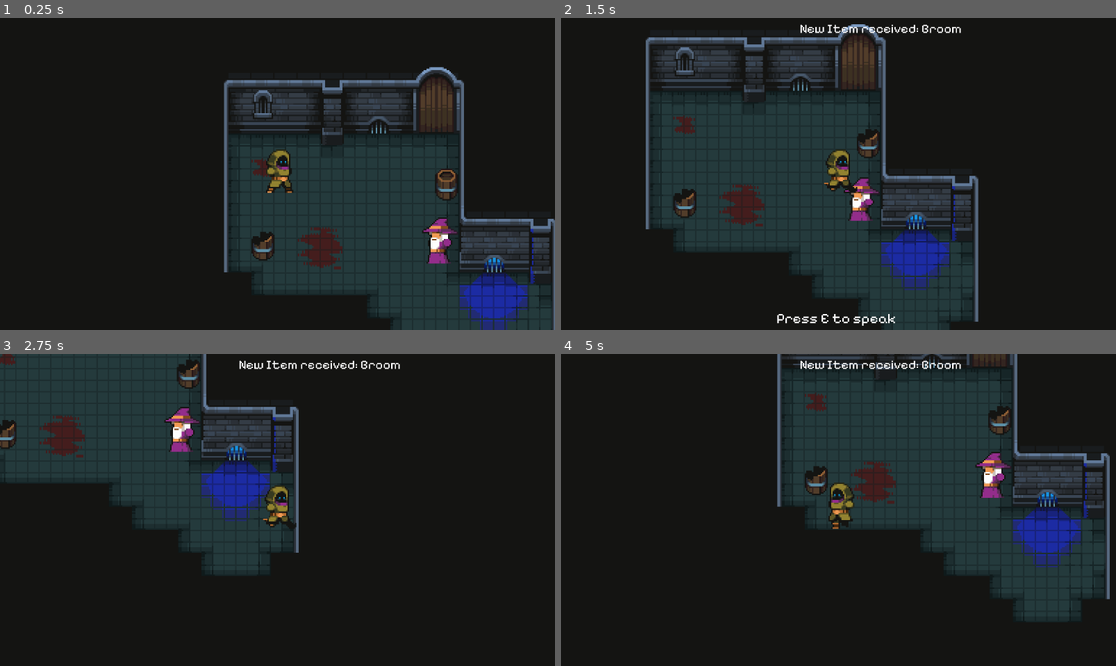
Above: before the commit, frames 1-4 (two rows, left to right).
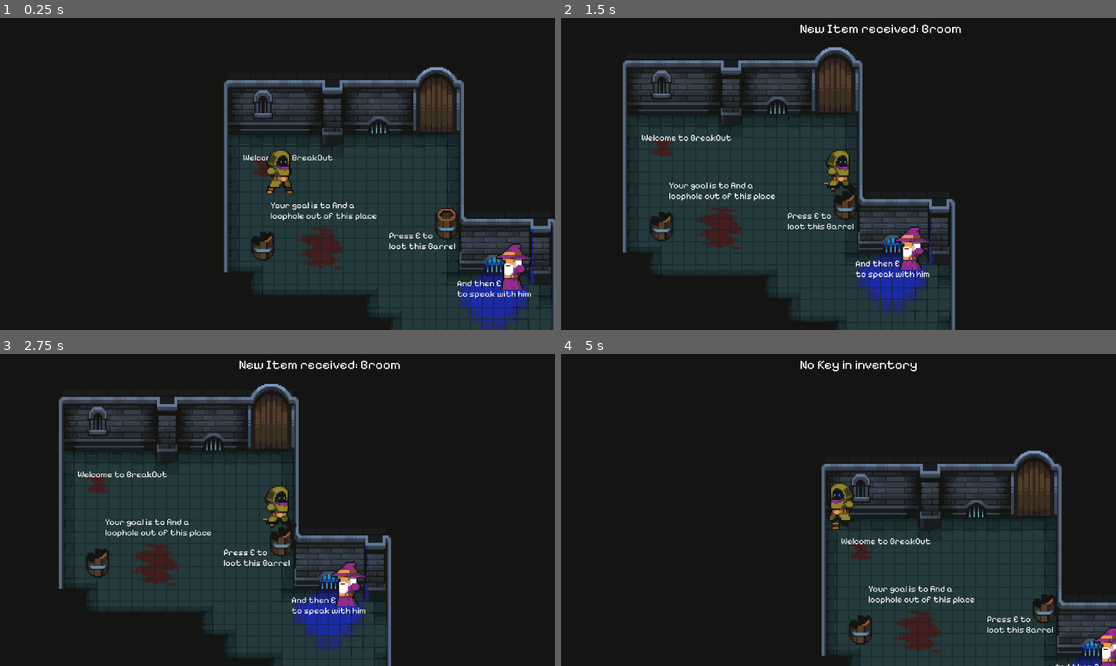
Above: after the commit, the same moments.

Repository: Sajeg/BreakOut
Game: Godot game, scene res://Scenes/main.tscn
Same seed, same stepped clock (60 frames per second), same inputs: the game is played once before the commit and once after it.
Inputs:
- Up to frame 1 (0.25 s): no input
- Up to frame 2 (1.5 s): tap E (interact) at 0.5, 1.35 s; hold D (right) 0.53-1.28 s; hold E (interact) 0.53-1.28 s; hold S (down) from 1.28 s (still down)
- Up to frame 3 (2.75 s): tap E (interact) at 2 s; release S (down) at 2.03 s; hold D (right) from 2.03 s (still down); hold E (interact) from 2.03 s (still down)
- Up to frame 4 (5 s): release D (right) at 2.78 s; release E (interact) at 2.78 s; hold W (up) 2.78-3.53 s; tap E (interact) at 2.85, 3.5, 4.35 s; hold E (interact) 3.53-4.28 s; hold A (left) from 3.53 s (still down)

The runs differ from the first frame. In frame 1, 2.2% of the frame differs, in the area x 43-96%, y 43-90%; in frame 2, 22%; in frame 3, 32%; in frame 4, 37%, in the area x 38-100%, y 0-100%.

Commit message:
Added start tips

Diff:
--- a/Scenes/main.tscn
+++ b/Scenes/main.tscn
@@ -1,9 +1,10 @@
-[gd_scene load_steps=13 format=3 uid="uid://xumfropcot62"]
+[gd_scene load_steps=14 format=3 uid="uid://xumfropcot62"]
 
 [ext_resource type="Texture2D" uid="uid://bflkw4mk2m25q" path="res://Assets/Tiles.png" id="1_din52"]
 [ext_resource type="Texture2D" uid="uid://b4vypwhaqy2cc" path="res://Assets/Props.png" id="2_bi2rq"]
 [ext_resource type="PackedScene" uid="uid://bys67aluqyox4" path="res://Scenes/player.tscn" id="2_nuvfg"]
 [ext_resource type="Texture2D" uid="uid://brlxmq7i4pe3q" path="res://Assets/void.png" id="3_d8yfx"]
+[ext_resource type="Theme" uid="uid://cpwjiok04og8e" path="res://Assets/theme.tres" id="4_7m6mf"]
 [ext_resource type="PackedScene" uid="uid://csd6ikilylmnc" path="res://Scenes/wizard.tscn" id="4_gi0r6"]
 [ext_resource type="PackedScene" uid="uid://deg2j8cndure2" path="res://Scenes/ai_manager.tscn" id="4_rldry"]
 [ext_resource type="PackedScene" uid="uid://vlj7bhi0c4gq" path="res://Scenes/barrel.tscn" id="6_tdxaa"]
@@ -1630,8 +1631,50 @@
 layer_2/name = "Decorations"
 layer_2/tile_data = PackedInt32Array(917517, 196608, 19, 786445, 262144, 18, 393219, 589825, 1, 327683, 589825, 0, 720899, 65537, 2)
 
+[node name="Guide0" type="Label" parent="."]
+offset_left = 42.0
+offset_top = 125.0
+offset_right = 105.0
+offset_bottom = 133.0
+theme = ExtResource("4_7m6mf")
+theme_override_font_sizes/font_size = 6
+text = "Welcome to BreakOut"
+
+[node name="Guide1" type="Label" parent="."]
+offset_left = 61.0
+offset_top = 158.0
+offset_right = 135.0
+offset_bottom = 174.0
+theme = ExtResource("4_7m6mf")
+theme_override_constants/line_spacing = 0
+theme_override_font_sizes/font_size = 6
+text = "Your goal is to find a
+loophole out of this place"
+
+[node name="Guide2" type="Label" parent="."]
+offset_left = 143.0
+offset_top = 179.0
+offset_right = 189.0
+offset_bottom = 195.0
+theme = ExtResource("4_7m6mf")
+theme_override_constants/line_spacing = 0
+theme_override_font_sizes/font_size = 6
+text = "Press E to
+loot this Barrel"
+
+[node name="Guide3" type="Label" parent="."]
+offset_left = 190.0
+offset_top = 212.0
+offset_right = 242.0
+offset_bottom = 228.0
+theme = ExtResource("4_7m6mf")
+theme_override_constants/line_spacing = 0
+theme_override_font_sizes/font_size = 6
+text = "And then E
+to speak with him"
+
 [node name="Wizard" parent="." instance=ExtResource("4_gi0r6")]
-position = Vector2(179, 202)
+position = Vector2(230, 220)
 
 [node name="AIManager" parent="Wizard" node_paths=PackedStringArray("player") instance=ExtResource("4_rldry")]
 offset_left = -179.0
@@ -1639,12 +1682,12 @@
 offset_right = -179.0
 offset_bottom = -202.0
 npc_name = "Billy"
-character = "a friendly wizard. Your task is to keep the Dungeon clean. However you don't have a broom and you desperately want one."
+character = "a friendly wizard. Your task is to keep the Dungeon clean. However you don't have a broom and you desperately want one. You'll reward the person who gives you a broom."
 inventory = ["Key"]
 player = NodePath("../../Player")
 
 [node name="Barrel" parent="." instance=ExtResource("6_tdxaa")]
-position = Vector2(183, 147)
+position = Vector2(183, 174)
 loot_overwrite = "Broom"
 
 [node name="Door" parent="." instance=ExtResource("8_e8xbr")]
--- a/Scripts/Player.gd
+++ b/Scripts/Player.gd
@@ -42,7 +42,7 @@
 		else:
 			loot_node.set_looted()
 			add_to_inventory(vars.available_loot[randi() % vars.available_loot.size()])
-			tooltip.visible = false
+		tooltip.visible = false
 	elif event.is_action_pressed("interact") && can_unlock:
 		if unlock_node.locked:
 			if "Key" in inventory:
@@ -83,7 +83,6 @@
 	$Timer.start()
 
 func _on_area_2d_area_entered(area):
-	print(area.name)
 	if area.name == "Wizard":
 		tooltip.visible = true
 		tooltip.text = "Press E to speak"
@@ -91,8 +90,8 @@
 	elif area.name == "Object":
 		loot_node = area.get_parent()
 		can_loot = loot_node.can_loot()
-		tooltip.text = "Press E to loot"
 		if can_loot:
+			tooltip.text = "Press E to loot"
 			tooltip.visible = true
 	elif area.name == "Door":
 		unlock_node = area.get_parent()
